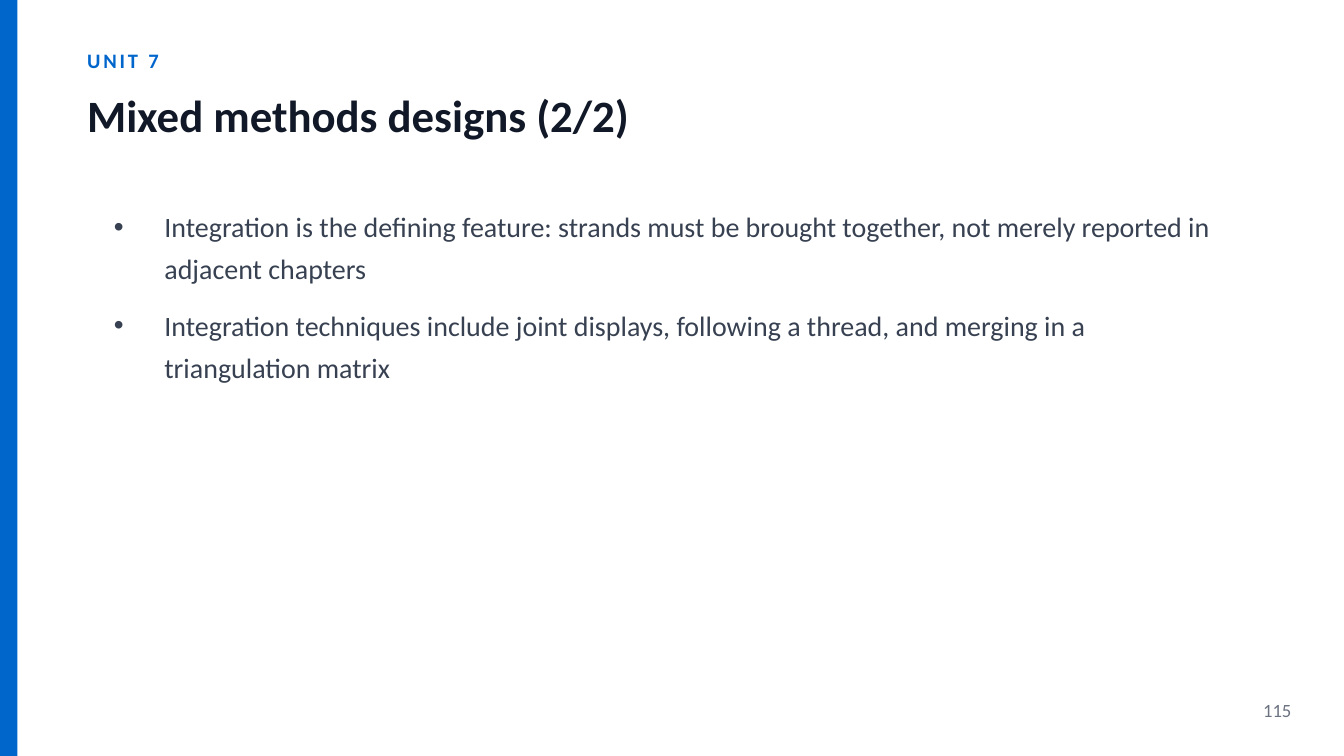
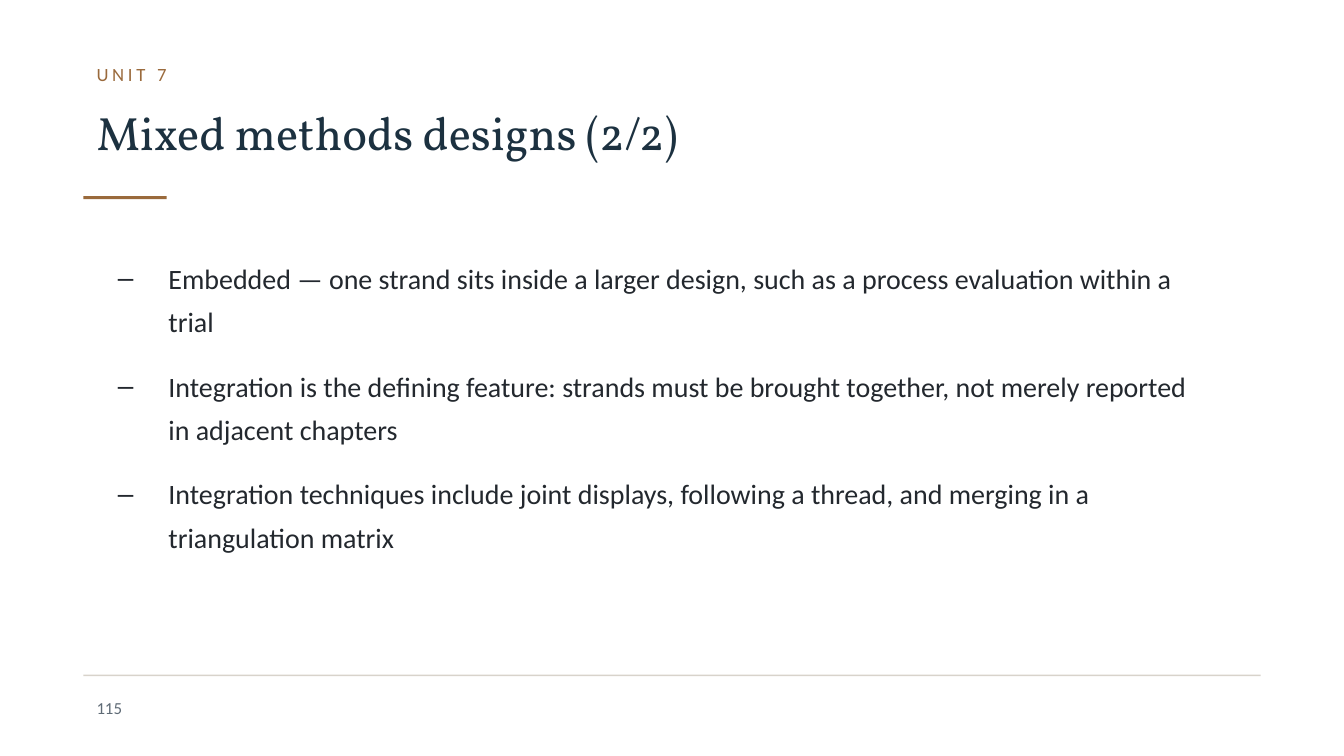
Before and after one commit to JesseAnak7534/ICBB, a slide deck: slide 115 of icbb-website/materials/research-methods/research-methods-slides.pptx. Drawn at 1344x756 pixels with LibreOffice and Linux fonts; fonts in the diff are those of the drawing; background and template pictures are left out. Boxes give left, top, right and bottom in pixels: in the first picture for what was removed or moved away, otherwise in the second. Text is boxed around its words. In the diff, an @@ line names an element or a change of style, - is before the commit and + after.

```diff
--- a/icbb-website/materials/research-methods/research-methods-slides.pptx
+++ b/icbb-website/materials/research-methods/research-methods-slides.pptx
@@ rectangle removed at (0,0,17,756) @@
@@ text "UNIT 7": place and size @@
-text "UNIT 7" at (87,54,158,68)
+text "UNIT 7" at (97,69,166,81)
@@ text "UNIT 7" at (97,69,166,81): size 11 to 10 pt, text colour #0066CC to #9A6A3C, letter spacing 1.5 to 2 pt, bold off @@
@@ text "Mixed methods designs (2/2)": place and size @@
-text "Mixed methods designs (2/2)" at (87,99,628,140)
+text "Mixed methods designs (2/2)" at (97,115,678,163)
@@ text "Mixed methods designs (2/2)" at (97,115,678,163): size 24 to 25 pt, font Calibri to Vollkorn, text colour #111827 to #1C3140, bold off @@
@@ rectangle added at (83,196,167,199), fill #9A6A3C @@
@@ text "Embedded — one strand sits ...": place and size @@
-text "Embedded — one strand sits ..." at (164,217,1209,383)
+text "Embedded — one strand sits ..." at (168,269,1186,553)
@@ text at (168,269,1171,332): paragraph added @@
+– Embedded — one strand sits inside a larger design, such as a process evaluation within a trial
@@ text at (168,377,1186,553): text colour #374151 to #23282E in "Integration is the defining feature: strands must ...", "Integration techniques include joint displays, following a ..."; bullet • to –; line spacing 1.25 to 1.3; more space between paragraphs @@
@@ rectangle added at (83,675,1261,676), fill #D8D3CB @@
@@ page number: place and size @@
-page number at (1263,705,1291,717)
+page number at (97,703,123,714)
@@ page number at (97,703,123,714): size 10 to 9 pt, text colour #6B7280 to #5F6B76 @@
```
Also in this commit, not shown: 185 other slides changed, 49 other files.
